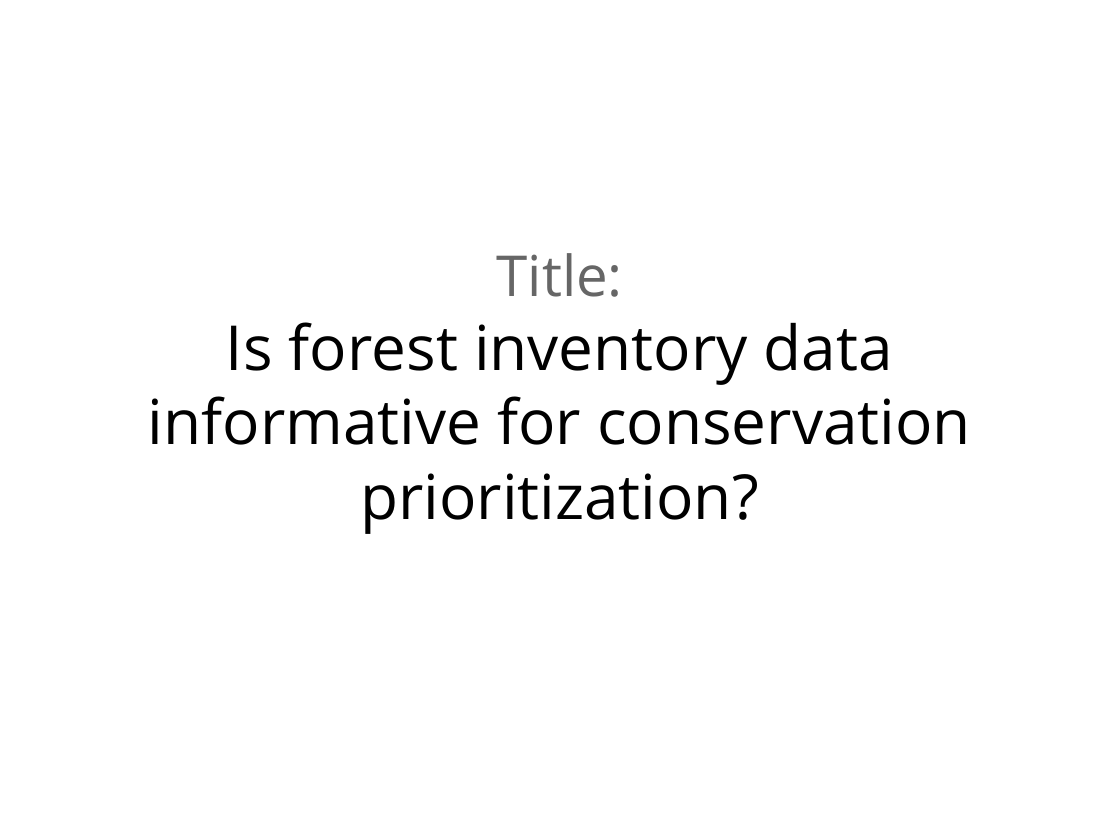
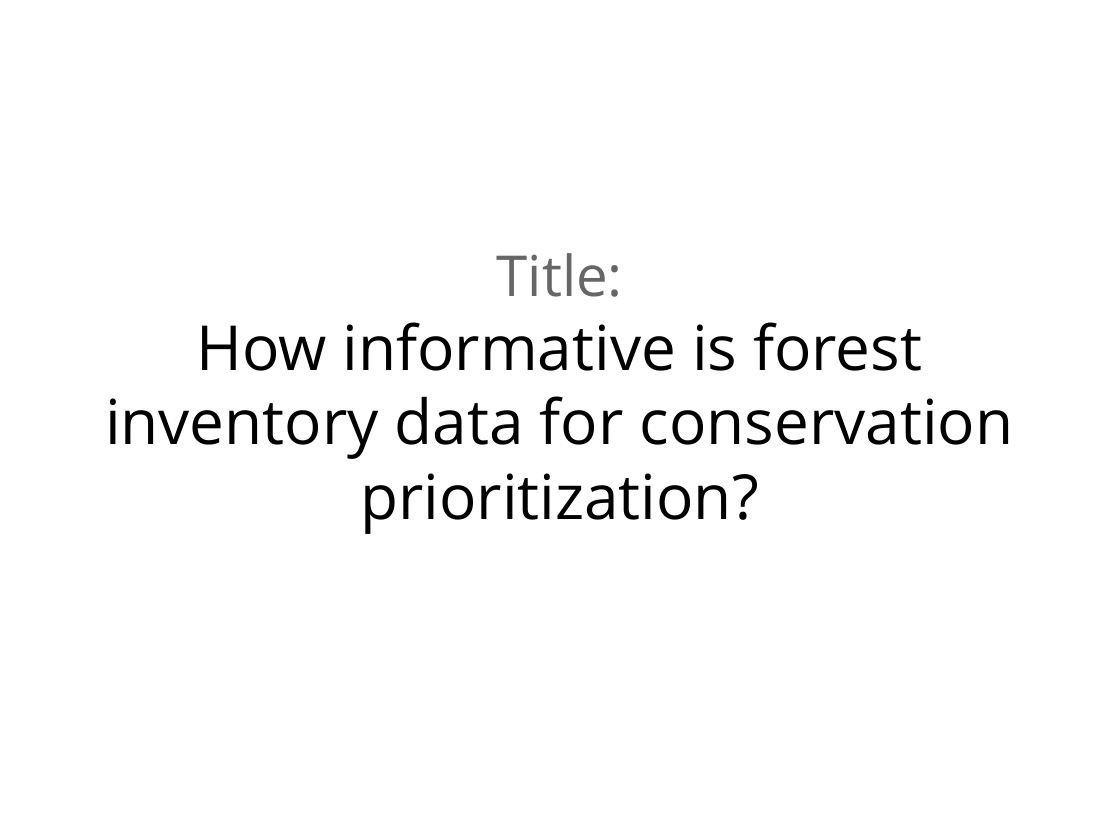
Before and after one commit to jlehtoma/validityms, a slide deck: slide 1 of reports/validity_ms_outline.ppt. Drawn at 1120x840 pixels with LibreOffice and Linux fonts; fonts in the diff are those of the drawing. Boxes give left, top, right and bottom in pixels: in the first picture for what was removed or moved away, otherwise in the second. Text is boxed around its words. In the diff, an @@ line names an element or a change of style, - is before the commit and + after.

```diff
--- a/reports/validity_ms_outline.ppt
+++ b/reports/validity_ms_outline.ppt
@@ text at (105,322,1014,534): text changed @@
-Is forest inventory data informative for conservation prioritization?
+How informative is forest inventory data for conservation prioritization?
```
Also in this commit, not shown: 23 other slides changed, 14 slides added, 9 slides removed.
